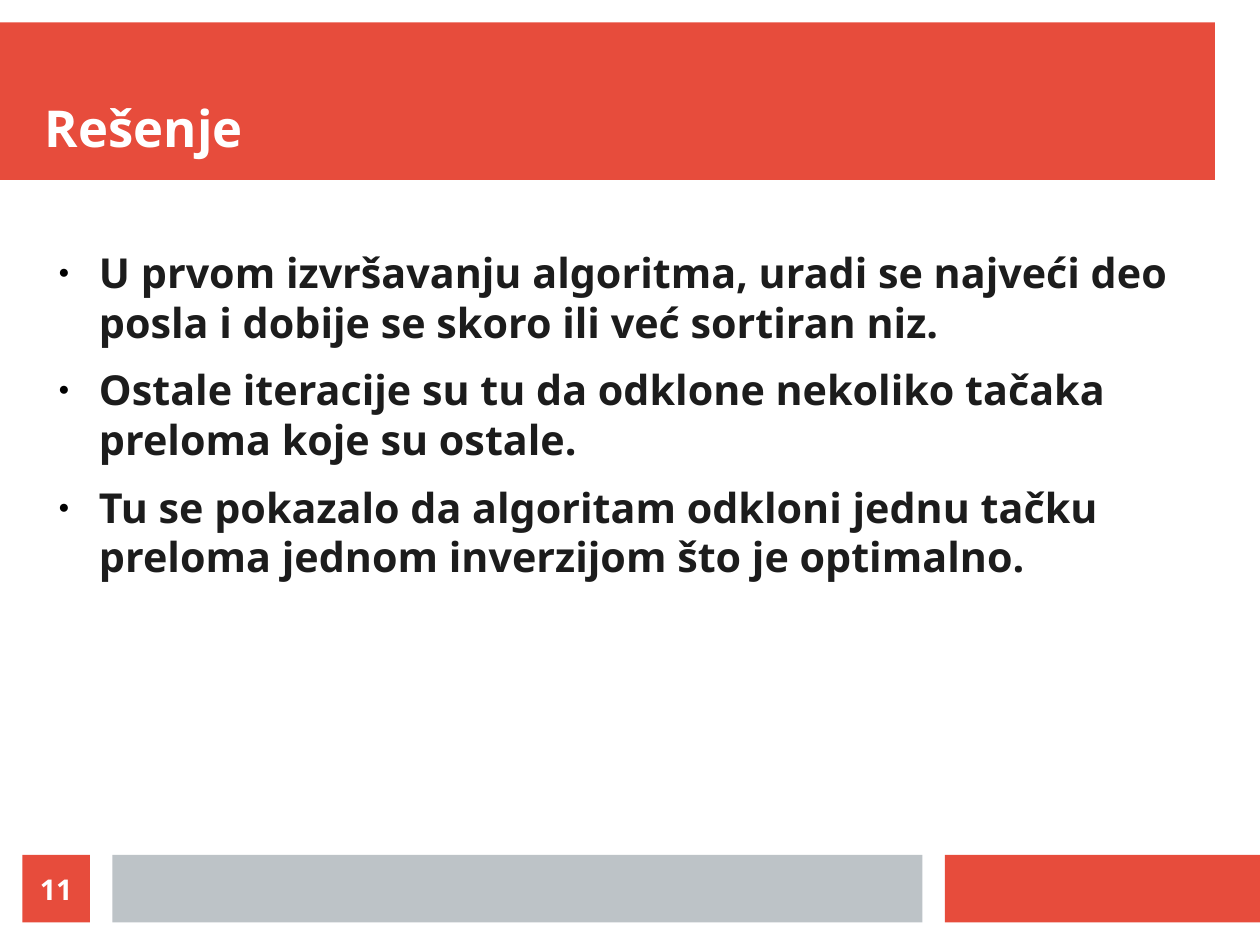
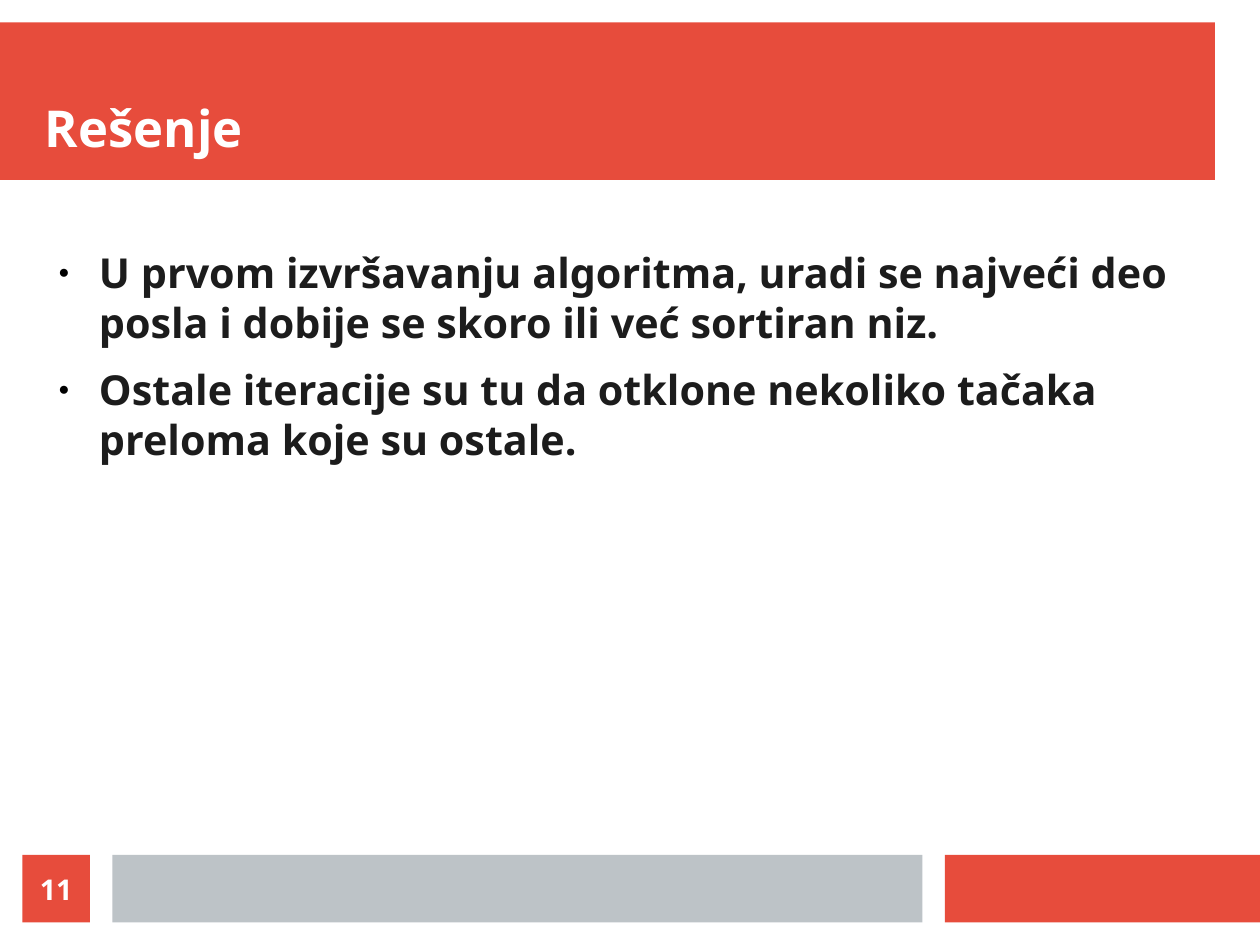
Before and after one commit to LukaVujcic/Minimum-Sorting-By-Reversals, a slide deck: slide 11 of prezentacija.odp. Drawn at 1260x945 pixels with LibreOffice and Linux fonts; fonts in the diff are those of the drawing. Boxes give left, top, right and bottom in pixels: in the first picture for what was removed or moved away, otherwise in the second. Text is boxed around its words. In the diff, an @@ line names an element or a change of style, - is before the commit and + after.

```diff
--- a/prezentacija.odp
+++ b/prezentacija.odp
@@ text at [99,373,1096,465]: text changed @@
-● Ostale iteracije su tu da odklone nekoliko tačaka preloma koje su ostale.
-● Tu se pokazalo da algoritam odkloni jednu tačku preloma jednom inverzijom što je optimalno.
+● Ostale iteracije su tu da otklone nekoliko tačaka preloma koje su ostale.
```
Also in this commit, not shown: 1 other slide changed, 2 other files.
